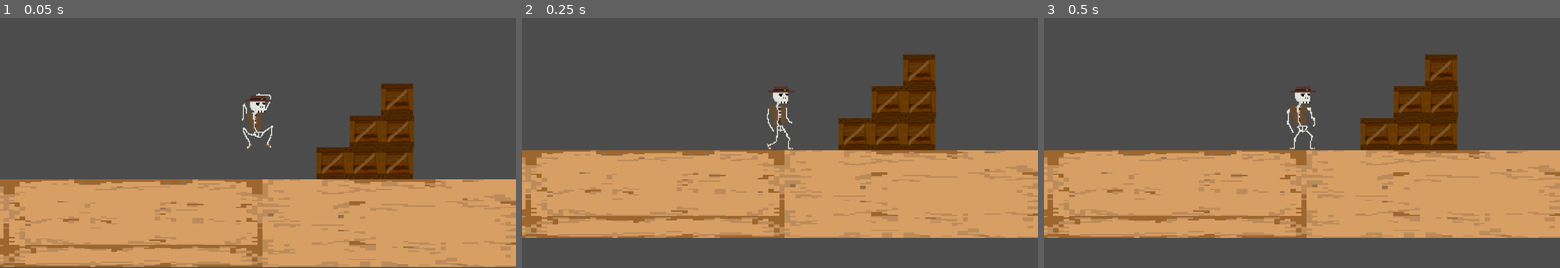
Above: before the commit, frames 1-3 (left to right).
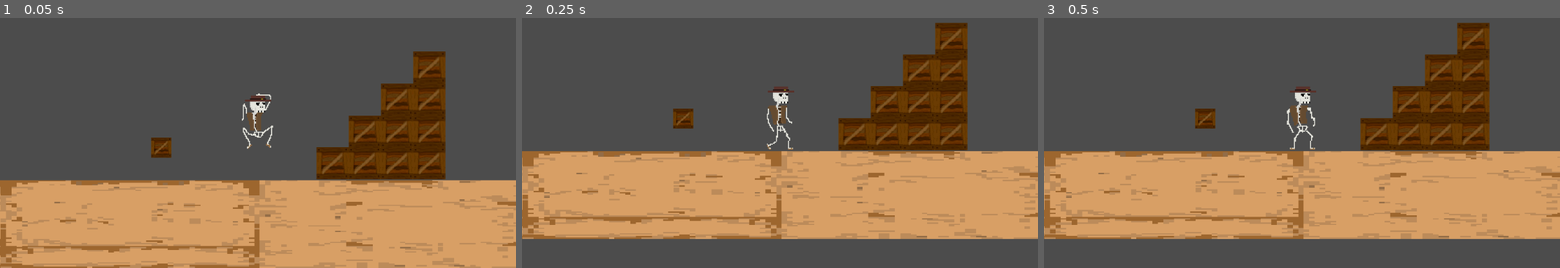
Above: after the commit, the same moments.

Repository: isterkvarn/MinnesotaBones
Game: Godot game, scene res://BoxTesting.tscn
Two runs of this game, one before a commit and one after it. Both use one fixed random seed, a clock stepped at 60 frames per second and the inputs below. This scene is started directly instead of the project's main scene.
Inputs:
- Up to frame 1 (0.05 s): no input
- Up to frame 2 (0.25 s): no input
- Up to frame 3 (0.5 s): no input

The runs differ from the first frame. In frame 1, 8.9% of the frame differs, in the area x 0-100%, y 13-100%; in frame 2, 8.7%; in frame 3, 8.7%.

Commit message:
Added implementation for falling blocks

Diff:
--- a/BoxTesting.tscn
+++ b/BoxTesting.tscn
@@ -1,13 +1,15 @@
-[gd_scene load_steps=5 format=2]
+[gd_scene load_steps=6 format=2]
 
 [ext_resource path="res://player.tscn" type="PackedScene" id=1]
 [ext_resource path="res://assets/tilemap/TIlemap.png" type="Texture" id=2]
 [ext_resource path="res://Box.tscn" type="PackedScene" id=3]
+[ext_resource path="res://FallingBlock.tscn" type="PackedScene" id=4]
 
 [sub_resource type="RectangleShape2D" id=1]
 extents = Vector2( 515, 43 )
 
 [node name="BoxTesting" type="Node2D"]
+position = Vector2( -196, -519 )
 
 [node name="Node2D" parent="." instance=ExtResource( 1 )]
 position = Vector2( 344, 205 )
@@ -19,7 +21,7 @@
 shape = SubResource( 1 )
 
 [node name="TIlemap" type="Sprite" parent="StaticBody2D"]
-position = Vector2( 520, 312.25 )
+position = Vector2( 517, 313 )
 scale = Vector2( 5.35417, 1.36719 )
 texture = ExtResource( 2 )
 
@@ -33,16 +35,28 @@
 position = Vector2( 482, 252 )
 
 [node name="Box4" parent="." instance=ExtResource( 3 )]
-position = Vector2( 483, 220 )
+position = Vector2( 482, 220 )
+
+[node name="Box10" parent="." instance=ExtResource( 3 )]
+position = Vector2( 514, 220 )
+
+[node name="Box11" parent="." instance=ExtResource( 3 )]
+position = Vector2( 514, 188 )
+
+[node name="Box12" parent="." instance=ExtResource( 3 )]
+position = Vector2( 514, 156 )
 
 [node name="Box6" parent="." instance=ExtResource( 3 )]
 position = Vector2( 482, 188 )
 
-[node name="Box7" parent="." instance=ExtResource( 3 )]
-position = Vector2( 653, 251 )
-
-[node name="Box8" parent="." instance=ExtResource( 3 )]
-position = Vector2( 653, 220 )
+[node name="Box9" parent="." instance=ExtResource( 3 )]
+position = Vector2( 514, 252 )
 
 [node name="Box5" parent="." instance=ExtResource( 3 )]
-position = Vector2( 451, 220 )
+position = Vector2( 450, 220 )
+
+[node name="FallingBlock" parent="." instance=ExtResource( 4 )]
+position = Vector2( 248, 237 )
+
+[node name="FallingBlock2" parent="." instance=ExtResource( 4 )]
+position = Vector2( 248, 237 )
--- /dev/null
+++ b/DetectionArea.gd
@@ -0,0 +1,23 @@
+extends Area2D
+
+var is_touched : bool = false
+var destroy_counter : float = 0.0
+# The delay before the block should be destroyed
+const DESTROY_TIME : int = 3
+
+onready var falling_block = get_parent()
+
+func _ready():
+	connect("body_entered", self, "_on_body_entered")
+
+func _process(delta):
+	if is_touched:
+		if destroy_counter > DESTROY_TIME:
+			falling_block.destroy()
+		else:
+			print(destroy_counter)
+			destroy_counter += delta
+
+func _on_body_entered(body):
+	if body.is_in_group("player"):
+		is_touched = true
--- /dev/null
+++ b/FallingBlock.gd
@@ -0,0 +1,4 @@
+extends StaticBody2D
+
+func destroy():
+	queue_free()
--- /dev/null
+++ b/FallingBlock.tscn
@@ -0,0 +1,27 @@
+[gd_scene load_steps=6 format=2]
+
+[ext_resource path="res://assets/Box.png" type="Texture" id=1]
+[ext_resource path="res://FallingBlock.gd" type="Script" id=2]
+[ext_resource path="res://DetectionArea.gd" type="Script" id=3]
+
+[sub_resource type="RectangleShape2D" id=1]
+
+[sub_resource type="RectangleShape2D" id=2]
+extents = Vector2( 10, 1 )
+
+[node name="FallingBlock" type="StaticBody2D"]
+script = ExtResource( 2 )
+
+[node name="Box" type="Sprite" parent="."]
+scale = Vector2( 0.625, 0.625 )
+texture = ExtResource( 1 )
+
+[node name="CollisionShape2D" type="CollisionShape2D" parent="."]
+shape = SubResource( 1 )
+
+[node name="DetectionArea" type="Area2D" parent="."]
+script = ExtResource( 3 )
+
+[node name="CollisionShape2D" type="CollisionShape2D" parent="DetectionArea"]
+position = Vector2( 0, -11 )
+shape = SubResource( 2 )
--- a/player.gd
+++ b/player.gd
@@ -25,7 +25,7 @@
 		vel.x = move_speed
 
 	# play right animationdepending on movement
-	print("Floor: ", is_on_floor(), "  Wall: ", is_on_wall())
+	#print("Floor: ", is_on_floor(), "  Wall: ", is_on_wall())
 	if is_on_floor():
 		if vel.length() > 0:
 			sprite.play("walk")
@@ -70,4 +70,4 @@
 		var collision = get_slide_collision(i)
 		# If the collision is a body, apply an impulse force to it
 		if collision.collider.is_in_group("bodies"):
-			collision.collider.apply_central_impulse(-collision.normal * vel.length() * 0.2)
+			collision.collider.apply_central_impulse(-collision.normal * 20)
--- a/player.tscn
+++ b/player.tscn
@@ -42,7 +42,7 @@
 "speed": 8.0
 } ]
 
-[node name="Node2D" type="KinematicBody2D"]
+[node name="Node2D" type="KinematicBody2D" groups=["player"]]
 script = ExtResource( 14 )
 
 [node name="Camera2D" type="Camera2D" parent="."]
